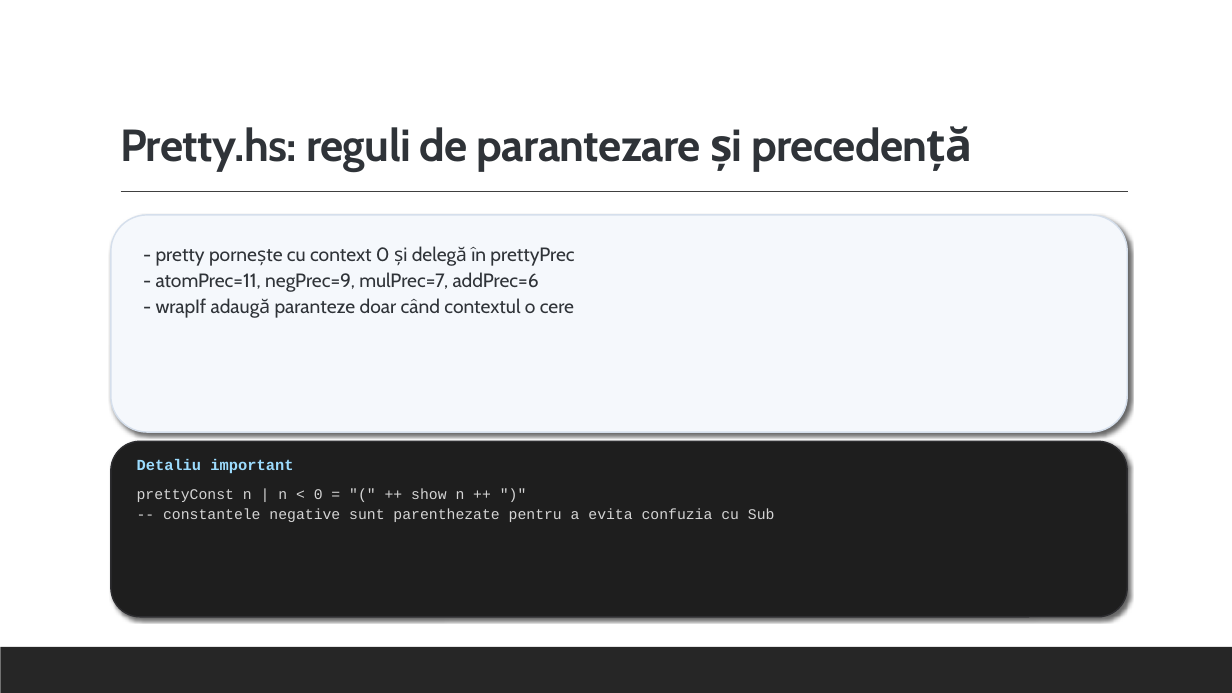
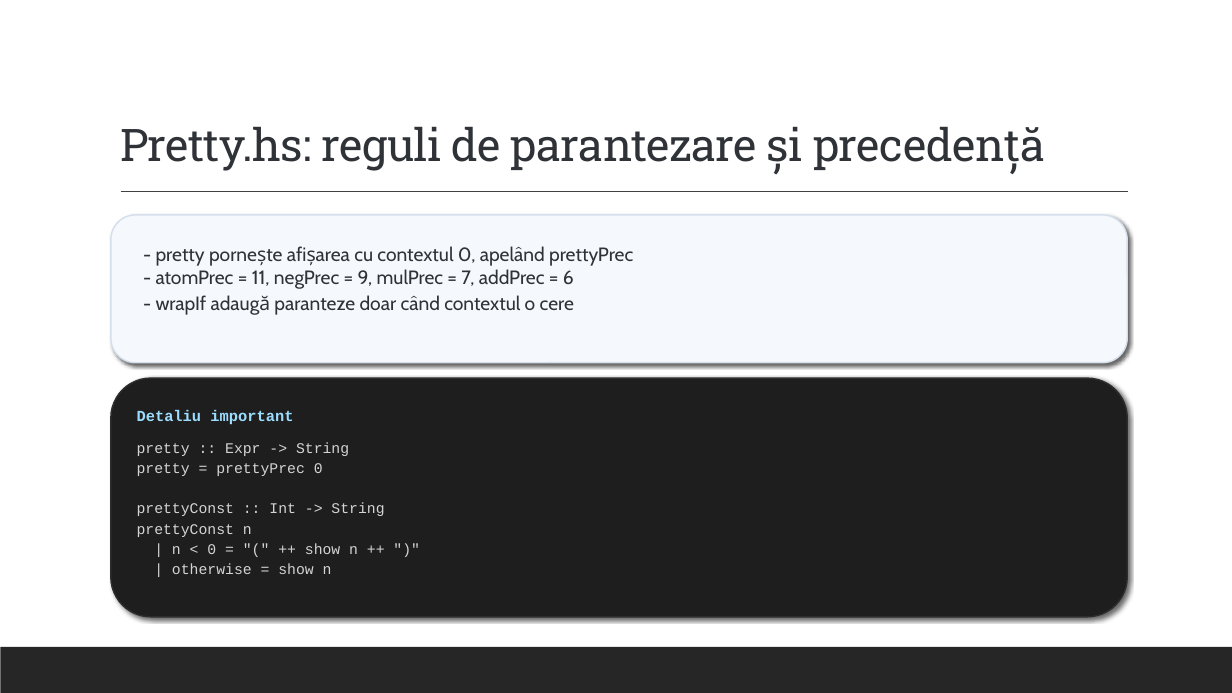
Before and after one commit to alexandrunite/MFIS_Project, a slide deck: slide 20 of Testarea property-based folosind QuickCheck.pptx (slide 21 before the commit). Drawn at 1232x693 pixels with LibreOffice and Linux fonts; fonts in the diff are those of the drawing. Boxes give left, top, right and bottom in pixels: in the first picture for what was removed or moved away, otherwise in the second. Text is boxed around its words. In the diff, an @@ line names an element or a change of style, - is before the commit and + after.

```diff
--- a/Testarea property-based folosind QuickCheck.pptx
+++ b/Testarea property-based folosind QuickCheck.pptx
@@ title "Pretty.hs: reguli de parantezare și ..." at (120,126,1045,172): font Cabin to Roboto Slab, bold off @@
@@ rounded rectangle: place and size @@
-rounded rectangle at (111,215,1128,433)
+rounded rectangle at (111,215,1128,363)
@@ text at (156,246,633,289): text changed @@
-- pretty pornește cu context 0 și delegă în prettyPrec
-- atomPrec=11, negPrec=9, mulPrec=7, addPrec=6
+- pretty pornește afișarea cu contextul 0, apelând prettyPrec
+- atomPrec = 11, negPrec = 9, mulPrec = 7, addPrec = 6
@@ rounded rectangle: place and size @@
-rounded rectangle at (111,442,1128,617)
+rounded rectangle at (111,378,1128,616)
@@ text "Detaliu important": place and size @@
-text "Detaliu important" at (137,459,293,474)
+text "Detaliu important" at (137,410,293,425)
@@ text at (137,442,384,574): text changed @@
-prettyConst n | n < 0 = "(" ++ show n ++ ")"
--- constantele negative sunt parenthezate pentru a evita confuzia cu Sub
+pretty :: Expr -> String
+pretty = prettyPrec 0
+prettyConst :: Int -> String
+prettyConst n
+| n < 0 = "(" ++ show n ++ ")"
+| otherwise = show n
```
Also in this commit, not shown: 20 other slides changed, 7 other files.
